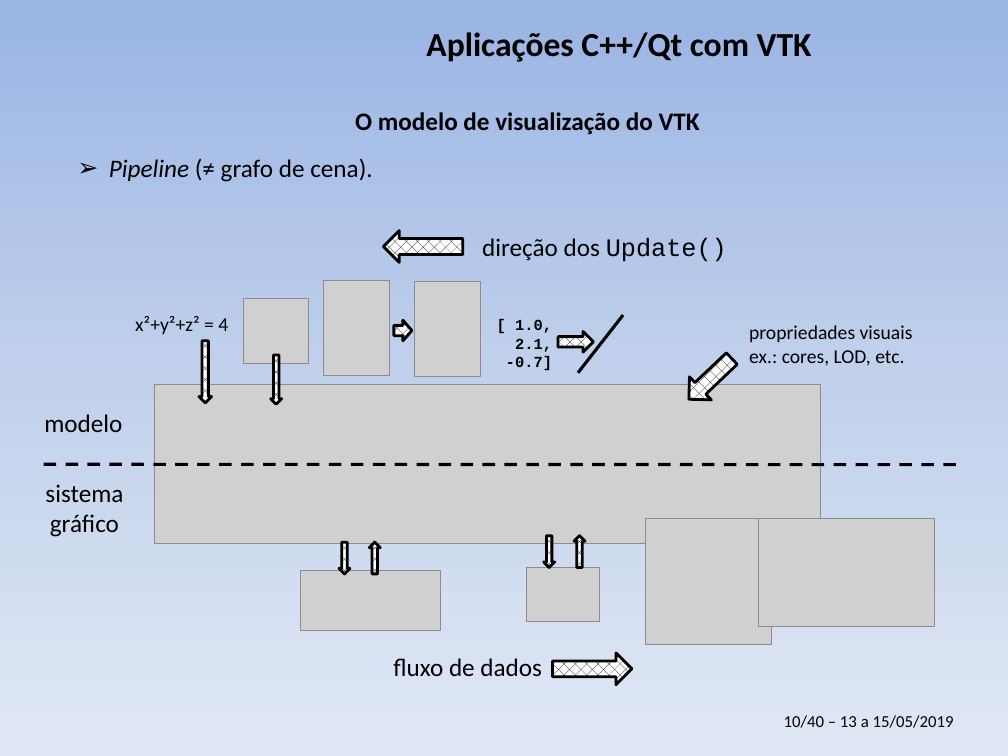
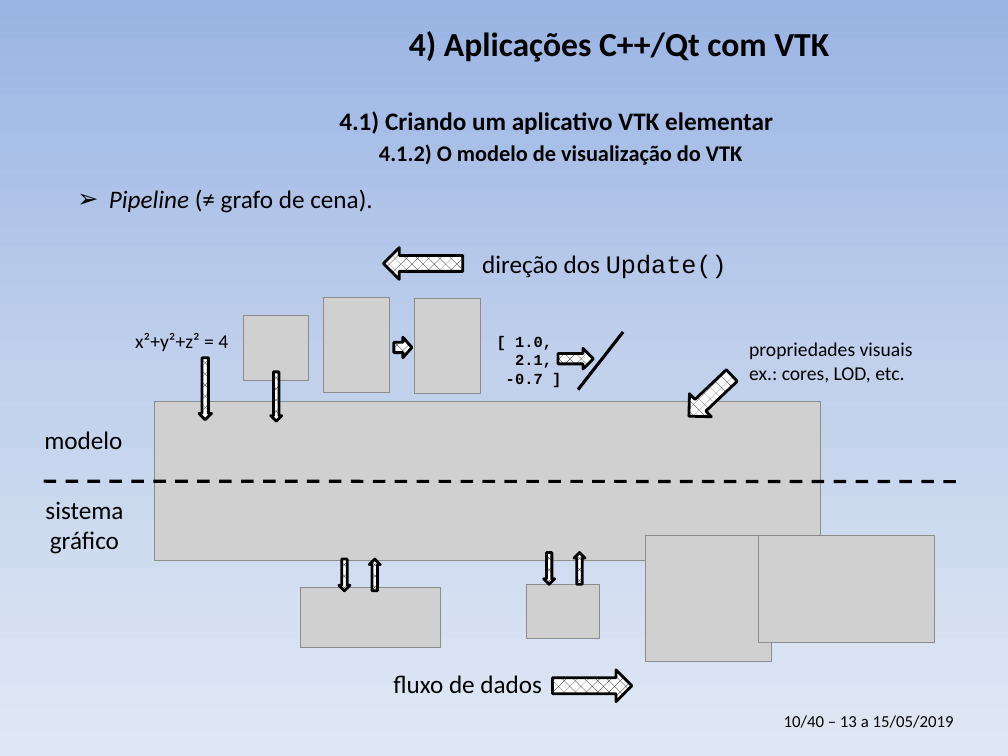
Before and after one commit to PauloCarvalhoRJ/cursoVTKgeo, a slide deck: slide 10 of aulas_3dias/slides_3dias.pptx. Drawn at 1008x756 pixels with LibreOffice and Linux fonts; fonts in the diff are those of the drawing; grey boxes stand for pictures; background and template pictures are left out. Boxes give left, top, right and bottom in pixels: in the first picture for what was removed or moved away, otherwise in the second. Text is boxed around its words. In the diff, an @@ line names an element or a change of style, - is before the commit and + after.

```diff
--- a/aulas_3dias/slides_3dias.pptx
+++ b/aulas_3dias/slides_3dias.pptx
@@ title at (409,31,829,62): text changed @@
-Aplicações C++/Qt com VTK
+4) Aplicações C++/Qt com VTK
@@ text added at (339,111,773,134), 18 pt, text #000000, bold @@
+4.1) Criando um aplicativo VTK elementar
@@ text at (379,144,742,165): text changed; size 18 to 16 pt @@
-O modelo de visualização do VTK
+4.1.2) O modelo de visualização do VTK
@@ text "Pipeline (≠ grafo de cena).": place and size @@
-text "Pipeline (≠ grafo de cena)." at (109,159,372,182)
+text "Pipeline (≠ grafo de cena)." at (109,190,372,213)
@@ text "x²+y²+z² = 4": place and size @@
-text "x²+y²+z² = 4" at (135,316,228,334)
+text "x²+y²+z² = 4" at (135,333,228,351)
@@ picture: place and size @@
-picture at (244,298,308,363)
+picture at (244,316,308,380)
@@ text "[ 1.0,": place and size @@
-text "[ 1.0," at (506,319,552,371)
+text "[ 1.0," at (506,336,552,384)
@@ 9 down arrows, 7 pictures, 5 texts, 2 lines, 2 right arrows: place and size @@
-9 down arrows, 7 pictures, 5 texts, 2 lines, 2 right arrows at (43,231,965,684)
+9 down arrows, 7 pictures, 5 texts, 2 lines, 2 right arrows at (43,248,965,702)
@@ text at (506,373,543,384): spaces changed @@
--0.7]
+-0.7 ]
```
Also in this commit, not shown: 8 other slides changed, 16 slides added.
